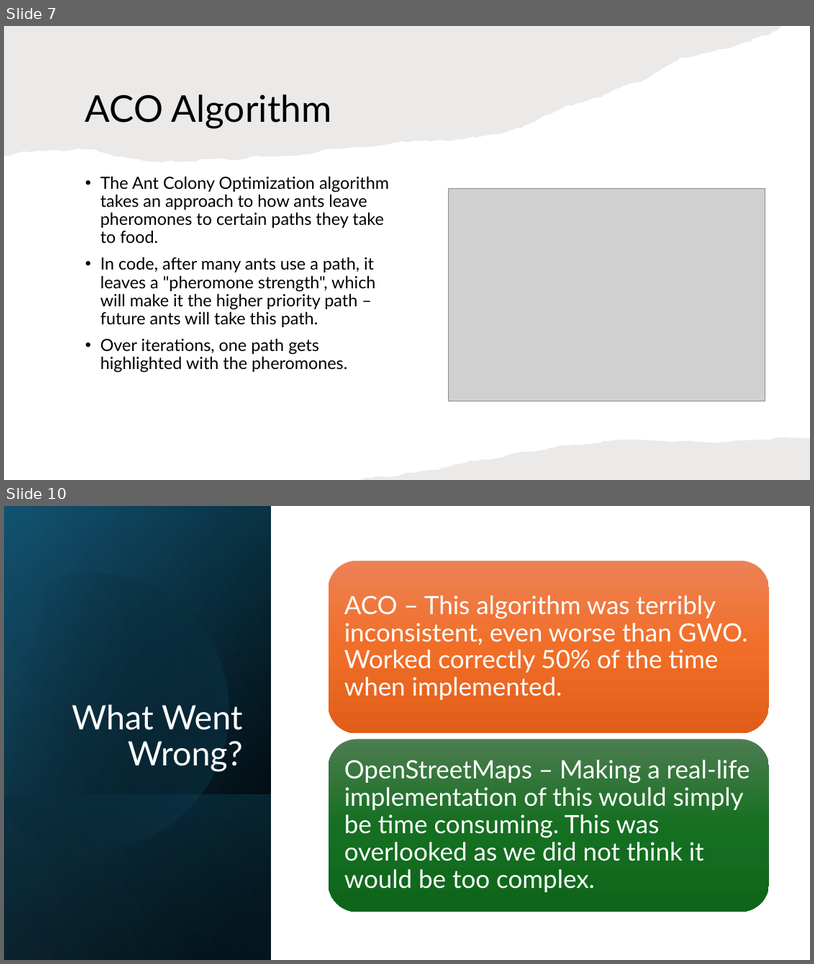
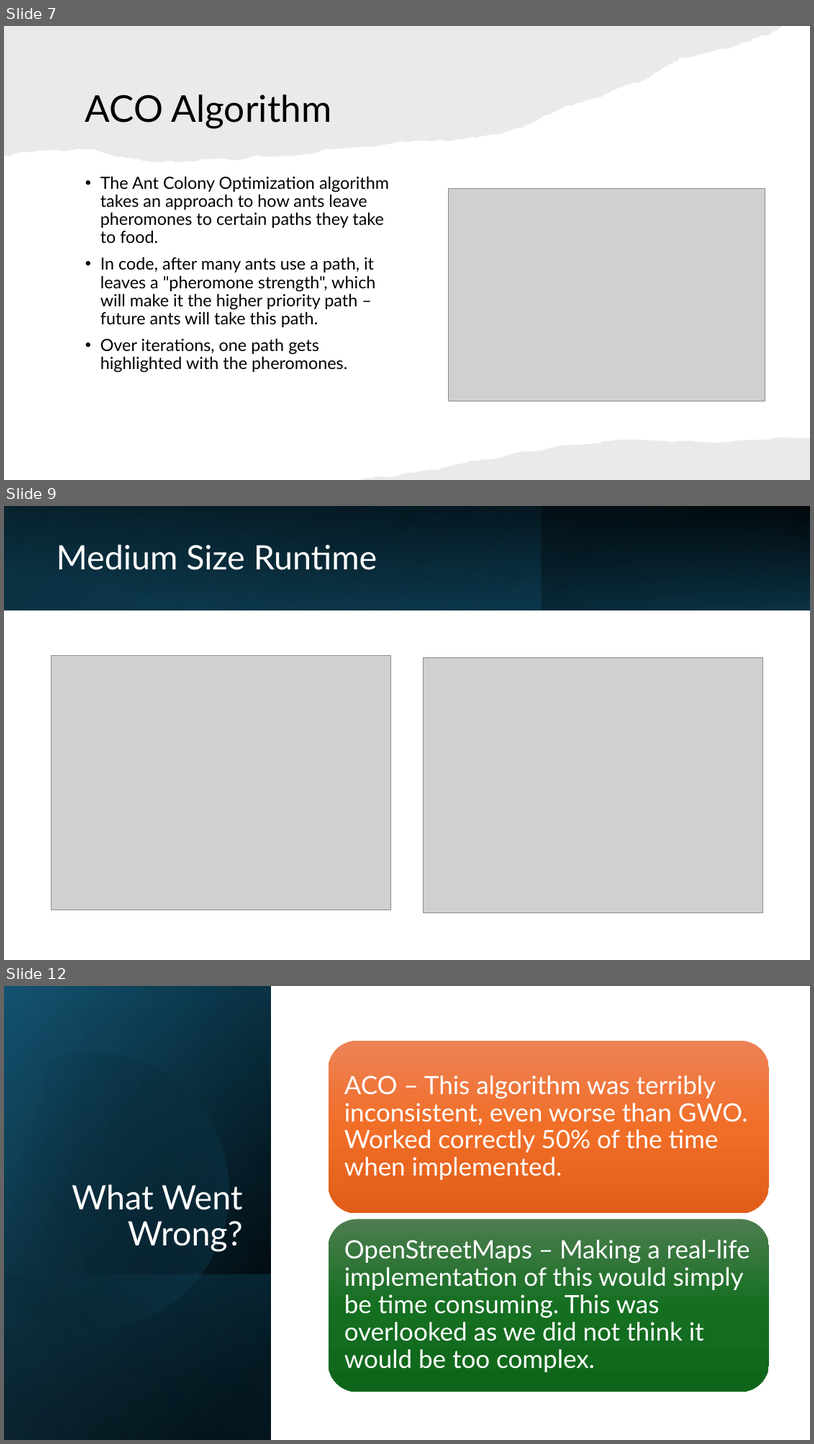
Before and after one commit to MillerKites/Network_Routing_Optimization, a slide deck: presentation/Network Routing Optimization.pptx. Shown one above the other, each under a label of ours: slides 7 and 10 before the commit, slides 7, 9 and 12 after it; the slides between them are not shown. The pictures are 814x964 and 814x1444 pixels, drawn with LibreOffice and Linux fonts; fonts in the diff are those of the drawing; grey boxes stand for pictures. Boxes give left, top, right and bottom in pixels: in the first picture for what was removed or moved away, otherwise in the second. Text is boxed around its words. In the diff, an @@ line names an element or a change of style, - is before the commit and + after.

```diff
--- a/presentation/Network Routing Optimization.pptx
+++ b/presentation/Network Routing Optimization.pptx
@@ slide 9 added at box(4, 506, 810, 960), background #FFFFFF @@
@@ rectangle added at box(4, 506, 810, 610), fill gradient #0B3041 to #104862 @@
@@ rectangle added at box(4, 506, 810, 610), fill gradient #000000 @@
@@ rectangle added at box(257, 506, 542, 610), fill gradient #156082 to #0B3041 @@
@@ rectangle added at box(542, 506, 810, 610), fill gradient #0B3041 to #156082 @@
@@ title added at box(57, 544, 378, 570), 40 pt, text #FFFFFF @@
+Medium Size Runtime
@@ picture added at box(52, 656, 391, 910) @@
@@ picture added at box(424, 658, 763, 913) @@
@@ what was slide 10 is now slide 12 @@
```
Also in this commit, not shown: 5 other slides added, 2 slides removed.
